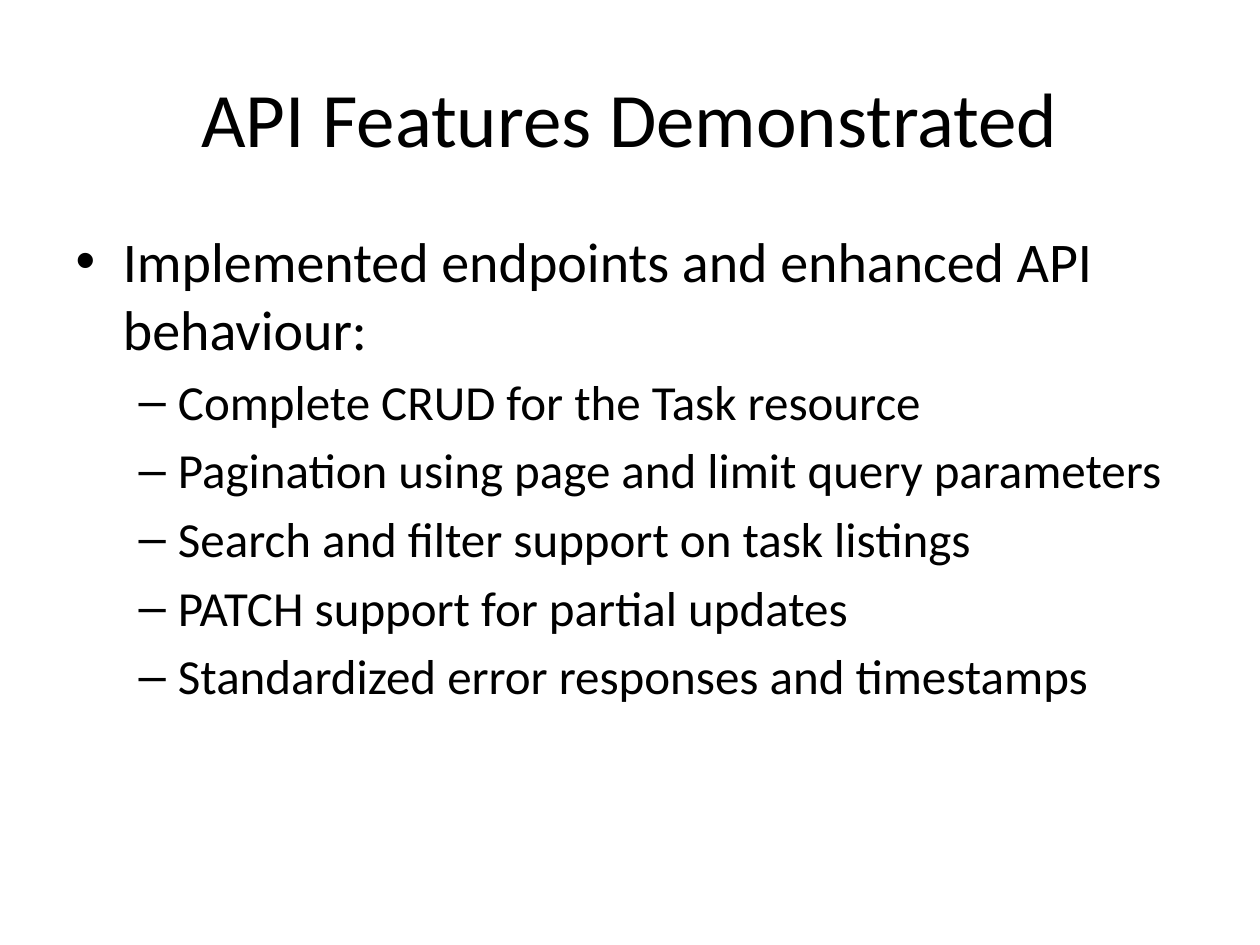
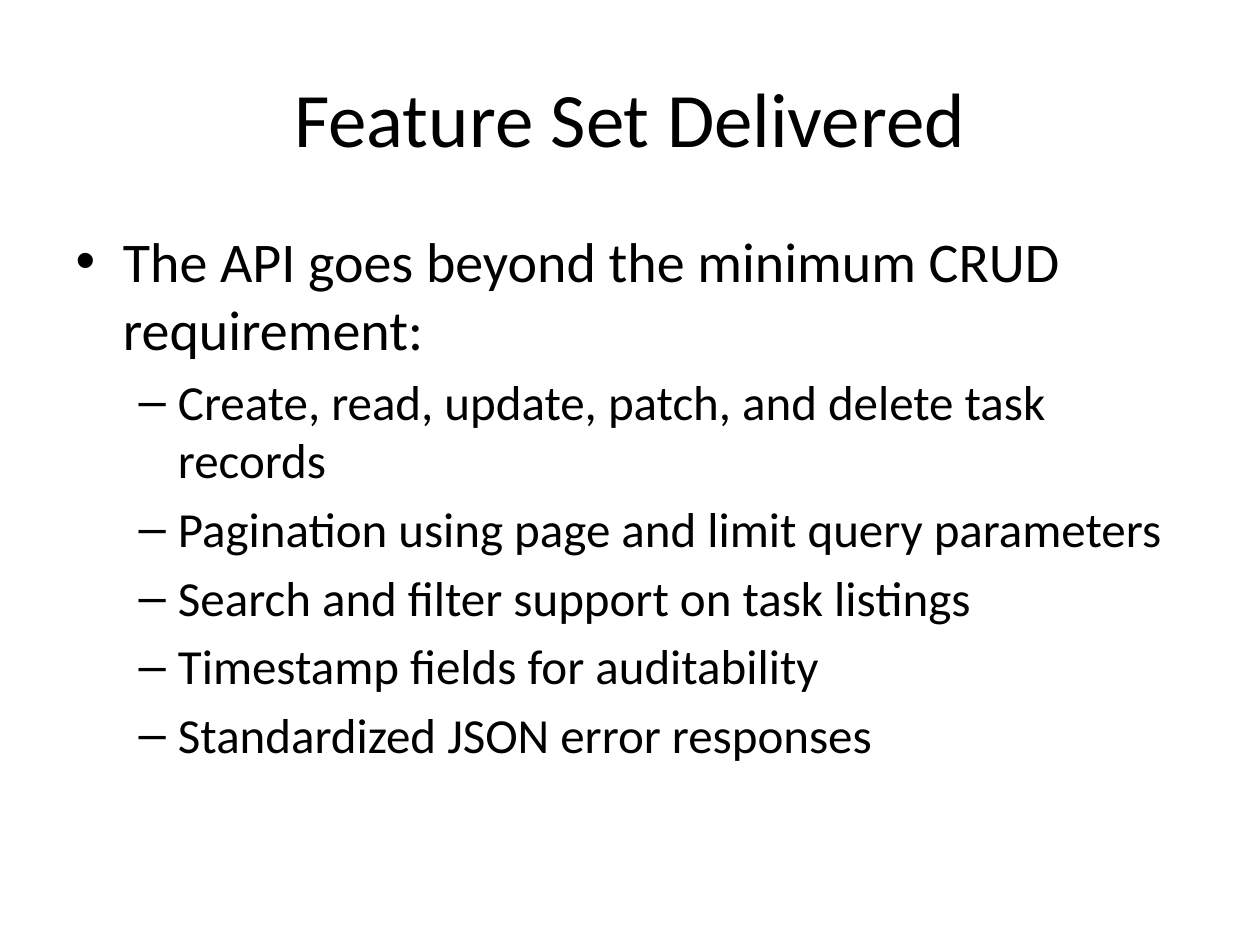
Before and after one commit to 339919905/web-api-project, a slide deck: slide 4 of docs/Presentation_XJCO3011.pptx (slide 5 before the commit). Drawn at 1260x945 pixels with LibreOffice and Linux fonts; fonts in the diff are those of the drawing. Boxes give left, top, right and bottom in pixels: in the first picture for what was removed or moved away, otherwise in the second. Text is boxed around its words. In the diff, an @@ line names an element or a change of style, - is before the commit and + after.

```diff
--- a/docs/Presentation_XJCO3011.pptx
+++ b/docs/Presentation_XJCO3011.pptx
@@ title at (294,93,965,148): text changed @@
-API Features Demonstrated
+Feature Set Delivered
@@ text at (123,243,1060,479): text changed; size 32 to 28 pt @@
-• Implemented endpoints and enhanced API behaviour:
-  – Complete CRUD for the Task resource
+• The API goes beyond the minimum CRUD requirement:
+  – Create, read, update, patch, and delete task records
@@ text at (178,650,872,761): text changed @@
-  – PATCH support for partial updates
-  – Standardized error responses and timestamps
+  – Timestamp fields for auditability
+  – Standardized JSON error responses
```
Also in this commit, not shown: 6 other slides changed, 2 other files.
